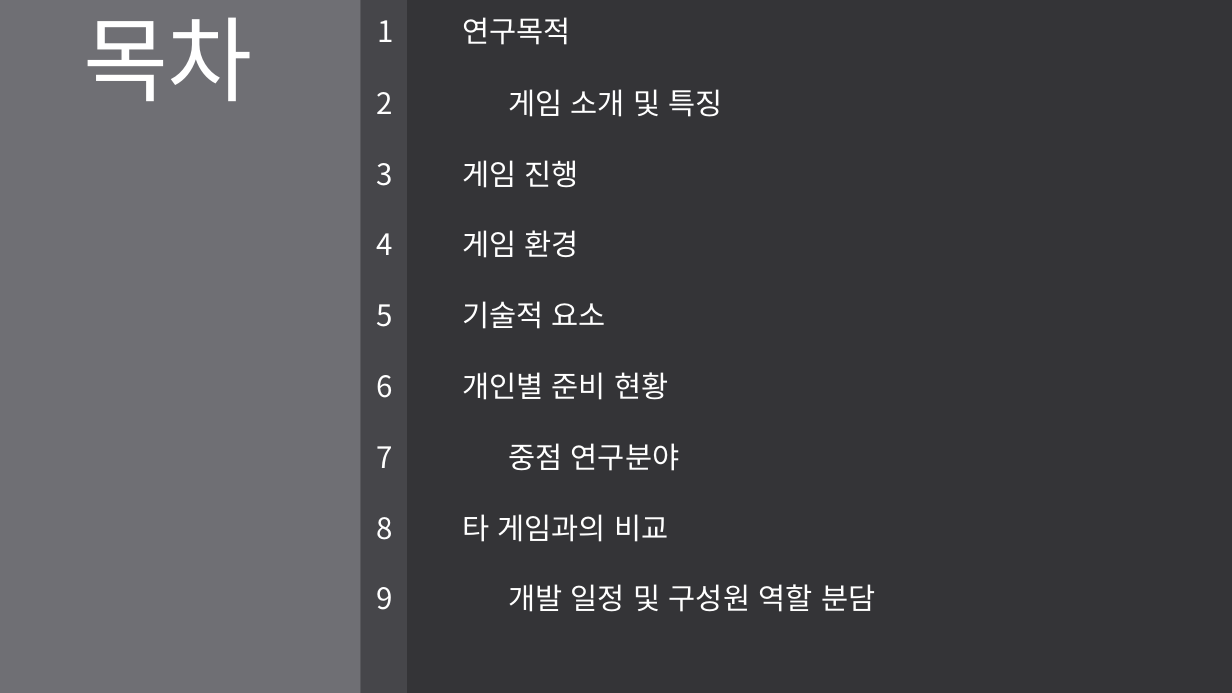
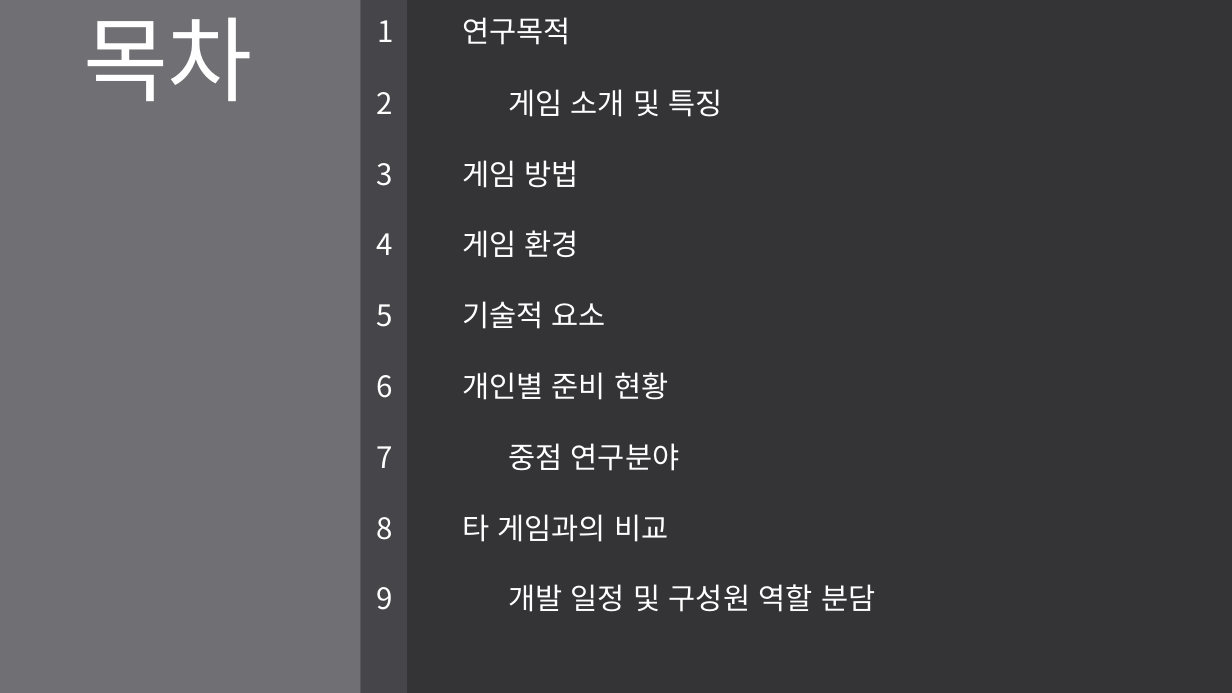
Before and after one commit to LEGO0937/Our_Project, a slide deck: slide 2 of 기획단계/졸작 제안서_α.pptx. Drawn at 1232x693 pixels with LibreOffice and Linux fonts; fonts in the diff are those of the drawing. Boxes give left, top, right and bottom in pixels: in the first picture for what was removed or moved away, otherwise in the second. Text is boxed around its words. In the diff, an @@ line names an element or a change of style, - is before the commit and + after.

```diff
--- a/기획단계/졸작 제안서_α.pptx
+++ b/기획단계/졸작 제안서_α.pptx
@@ text at <box>376,160,579,188</box>: text changed @@
-3 게임 진행
+3 게임 방법
```
Also in this commit, not shown: 5 other slides changed, 1 slide added, 2 slides removed.
